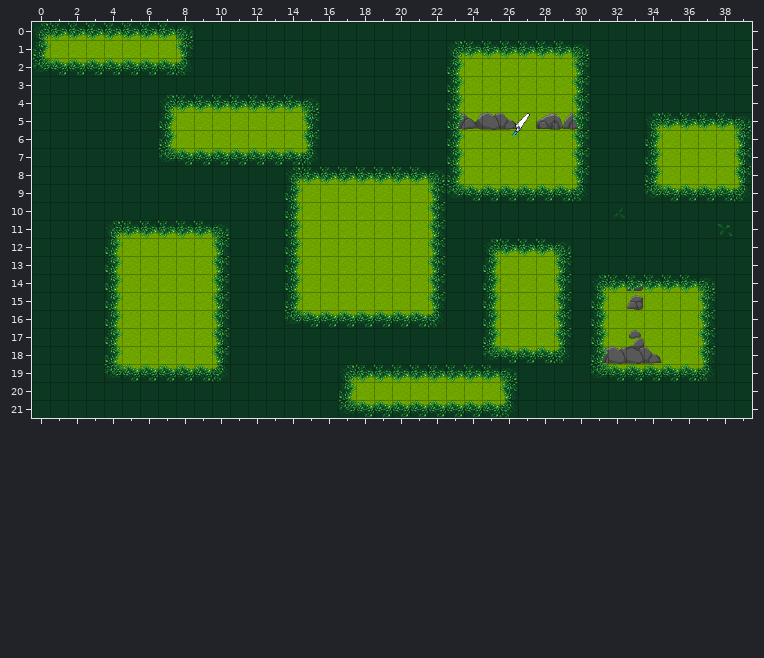
One commit to this Tiled map: maps/level4.tmx. This is how it looked before the edit.
Cells are 32x32 px. Shown: x 0..39, y 0..21.
New version:
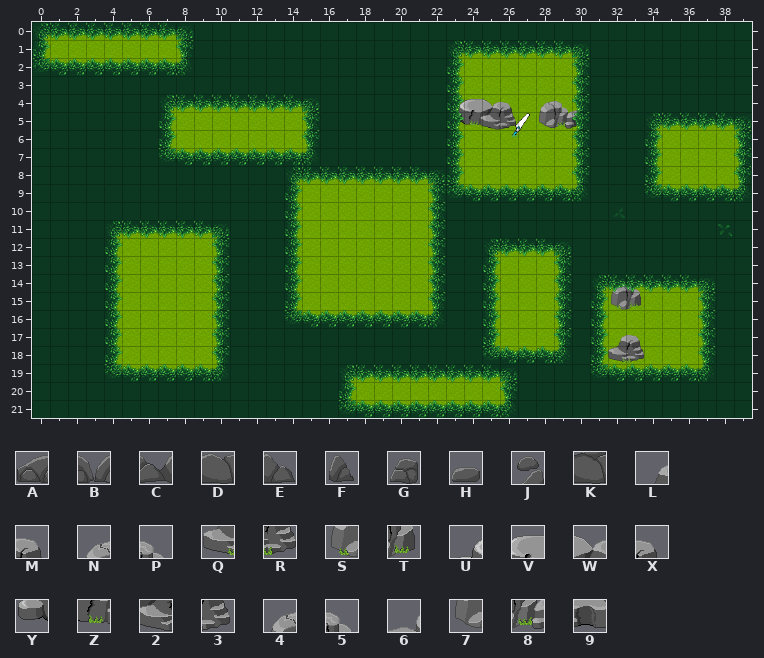
Key: from "[M]Rocks": A 0, B 1, C 2, D 3, E 4, F 5, G 10, H 11, J 15, K 21; from "[M]Rocks2": L 4, M 5, N 6, P 7, Q 16, R 17, S 18, T 19, U 30, V 31, W 32, X 33, Y 42, Z 43, 2 44, 3 45, 4 52, 5 53, 6 54, 7 64, 8 65, 9 66.
_ is an empty cell.
Change:
Layer "tilesover":
The edit turns tile D into tile 2 in row 5 at x 25.
The edit turns tile E into tile 3 in row 5 at x 26.
There is now tile 4 in row 4 at x 28.
There is now tile 5 in row 4 at x 29.
There is now tile 6 in row 4 at x 30.
The edit turns tile A into tile 7 in row 5 at x 28.
The edit turns tile B into tile 8 in row 5 at x 29.
The edit turns tile C into tile 9 in row 5 at x 30.
There is now tile L in row 17 at x 32.
The edit turns tile J into tile M in row 17 at x 33.
There is now tile N in row 14 at x 32.
The edit turns tile H into tile P in row 14 at x 33.
The edit turns tile D into tile Q in row 18 at x 32.
The edit turns tile K into tile R in row 18 at x 33.
There is now tile S in row 15 at x 32.
The edit turns tile G into tile T in row 15 at x 33.
There is now tile U in row 4 at x 23.
There is now tile V in row 4 at x 24.
There is now tile W in row 4 at x 25.
There is now tile X in row 4 at x 26.
The edit turns tile B into tile Y in row 5 at x 23.
The edit turns tile C into tile Z in row 5 at x 24.
The author cleared tile B in row 18 at x 31.
The author cleared tile E in row 18 at x 34.
The author cleared tile F in row 19 at x 33.
Changed places in both pictures, as pixel boxes (x1, y1, x2, y2):
changed: (456, 99, 516, 130)
changed: (536, 101, 580, 130)
changed: (611, 284, 643, 310)
changed: (600, 330, 662, 370)
